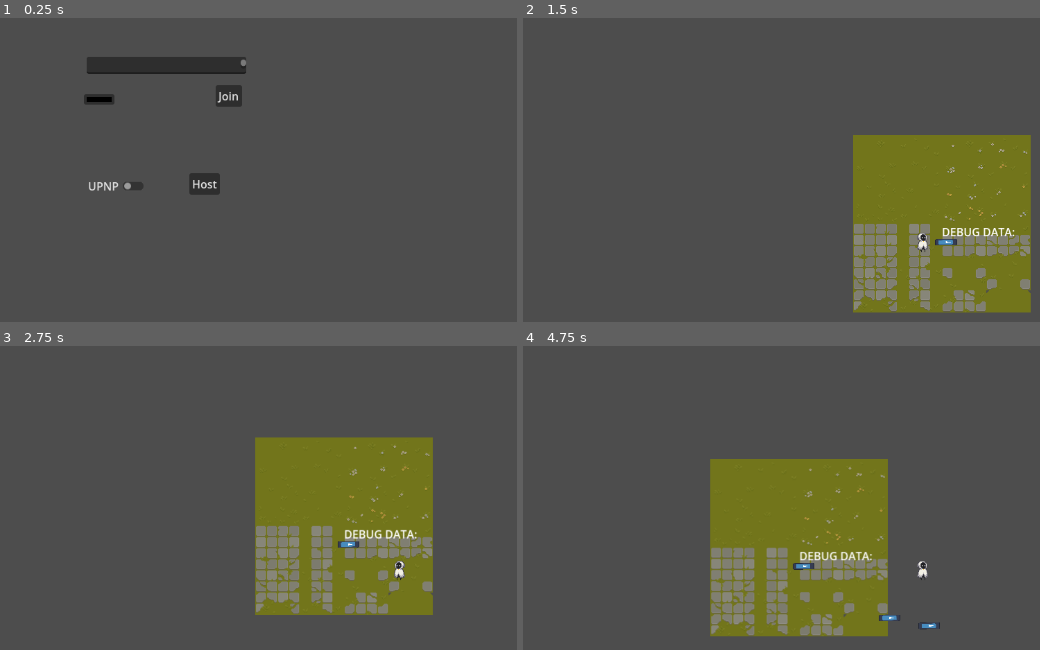
Above: before the commit, frames 1-4 (two rows, left to right).
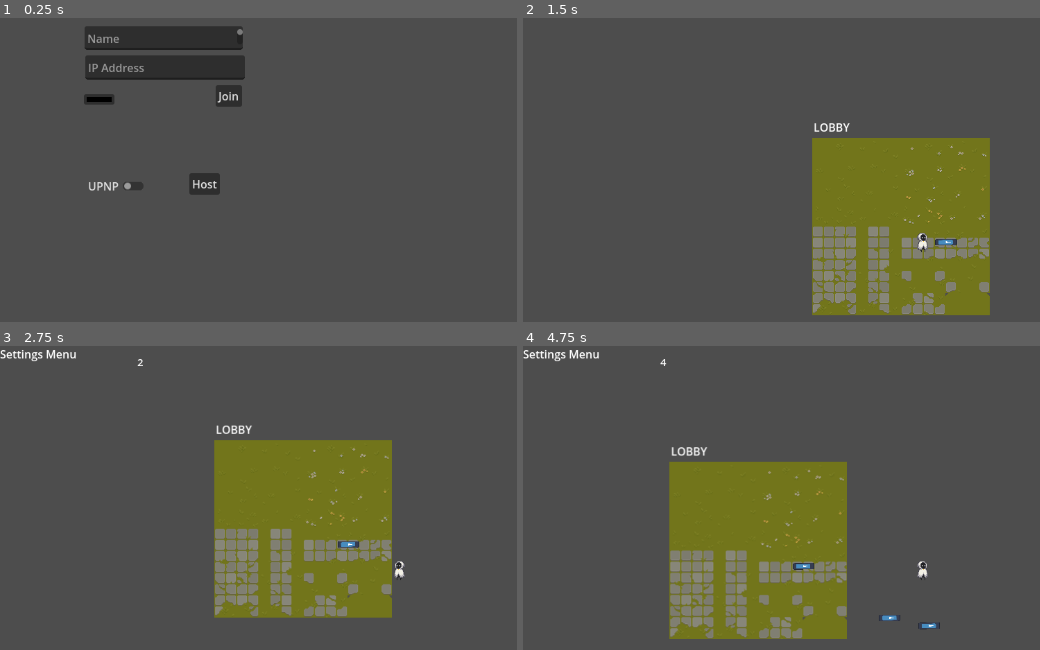
Above: after the commit, the same moments.

Repository: jonandrewdavis/glimpse
Game: Godot game, scene res://Main.tscn
The game is run twice, just before and just after one commit, with the same random seed, the same clock (stepped at 60 frames per second) and the same inputs. The engine's default icon, where the game draws it, is replaced by a stand-in: a white triangle on a blue panel in a dark square.
Inputs (mouse positions are in pixels of both pictures, inside the frame that each line leads up to):
- Up to frame 1 (0.25 s): no input
- Up to frame 2 (1.5 s): click "Host" at 0.5 s; tap Enter at 1.25 s; move the mouse to (outside the picture) at 1.27 s; hold Right (ui_right) from 1.28 s (still down); tap F (f) at 1.35 s
- Up to frame 3 (2.75 s): tap Z (z) at 1.55, 2.1 s; move the mouse to (237, 592) at 2.02 s; release Right (ui_right) at 2.03 s; hold Down (ui_down) from 2.03 s (still down); tap Tab (tab, bound only after the commit) at 2.3 s
- Up to frame 4 (4.75 s): move the mouse to (1003, 470) at 2.77 s; release Down (ui_down) at 2.78 s; hold Right (ui_right) 2.78-3.53 s; tap Tab (tab, bound only after the commit) at 2.85, 4.55 s; tap F (f) at 3.05, 3.6 s; move the mouse to (outside the picture) at 3.52 s; hold Up (ui_up) 3.53-4.28 s; tap Z (z) at 3.8, 4.35 s; move the mouse to (outside the picture) at 4.27 s; hold Left (ui_left) from 4.28 s (still down)

The runs differ from the first frame. In frame 1, 3.1% of the frame differs, in the area x 16-48%, y 2-21%; in frame 2, 14%; in frame 3, 14%, in the area x 0-84%, y 1-90%; in frame 4, 14%.

Commit message:
refactor logic to delete extra world.gd script, move to main

Diff:
--- a/Levels/Lobby.tscn
+++ b/Levels/Lobby.tscn
@@ -1,3 +1,17 @@
-[gd_scene format=3 uid="uid://2werrxb7feou"]
+[gd_scene load_steps=2 format=3 uid="uid://2werrxb7feou"]
+
+[ext_resource type="Texture2D" uid="uid://e6c1l3vqjryy" path="res://Assets/TX Tileset Grass.png" id="1_0sr6y"]
 
 [node name="Lobby" type="Node2D"]
+
+[node name="Sprite2D" type="Sprite2D" parent="."]
+position = Vector2(4, -7)
+texture = ExtResource("1_0sr6y")
+
+[node name="Label" type="Label" parent="."]
+offset_left = -122.0
+offset_top = -162.0
+offset_right = 3.0
+offset_bottom = -139.0
+text = "LOBBY
+"
--- a/Levels/World.gd
+++ /dev/null
@@ -1,39 +0,0 @@
-extends Node2D
-class_name World
-
-# "glimpse" is an attempt to create a re-usable multiplayer template for Godot 4.2
-# The following things should work:
-# - Hosting, with player character and is_server, UPNP optional
-# - Joining
-# - Clients recieve updates on other joiners
-# - Clients can produce a projectile
-# - Scoreboard updates on "kill"
-
-func _ready():
-	# Welcome players
-	# Server code that runs, because the host is already here:
-	if multiplayer.is_server():
-		multiplayer.peer_connected.connect(add_player_in_server)
-		multiplayer.peer_disconnected.connect(delete_player_in_server)
-
-		for id in multiplayer.get_peers():
-			add_player_in_server(id)
-
-		if not OS.has_feature('dedicated_server'):
-			add_player_in_server(1)
-
-func add_player_in_server(id: int):
-	var character_scene = preload("res://Player/Player.tscn")
-	var character =  character_scene.instantiate()
-	character.name = str(id)
-	add_child(character, true)
-
-func delete_player_in_server(id):
-	var to_delete = get_node(str(id))
-	if to_delete.has_group('players'):
-		get_node(str(id)).queue_free()
-
-func _exit_tree():
-	if multiplayer.is_server():
-		multiplayer.peer_connected.disconnect(add_player_in_server)
-		multiplayer.peer_disconnected.disconnect(add_player_in_server)
--- a/Levels/World.tscn
+++ /dev/null
@@ -1,18 +0,0 @@
-[gd_scene load_steps=3 format=3 uid="uid://dtcdpdnfionxv"]
-
-[ext_resource type="Script" path="res://Levels/World.gd" id="1_wirw6"]
-[ext_resource type="Texture2D" uid="uid://e6c1l3vqjryy" path="res://Assets/TX Tileset Grass.png" id="2_04n1d"]
-
-[node name="World" type="Node2D"]
-script = ExtResource("1_wirw6")
-
-[node name="Sprite2D" type="Sprite2D" parent="."]
-texture = ExtResource("2_04n1d")
-
-[node name="PlayerSpawner" type="MultiplayerSpawner" parent="."]
-_spawnable_scenes = PackedStringArray("res://Player/Player.tscn")
-spawn_path = NodePath("..")
-
-[node name="ObjectSpawner" type="MultiplayerSpawner" parent="."]
-_spawnable_scenes = PackedStringArray("res://Projectiles/Fireball.tscn")
-spawn_path = NodePath("..")
--- a/Main.tscn
+++ b/Main.tscn
@@ -4,20 +4,30 @@
 
 [node name="Main" type="Node"]
 
-[node name="Level" type="Node2D" parent="."]
+[node name="World" type="Node2D" parent="."]
 
-[node name="MultiplayerSpawner" type="MultiplayerSpawner" parent="."]
-_spawnable_scenes = PackedStringArray("res://Levels/World.tscn")
-spawn_path = NodePath("../Level")
+[node name="LevelSpawner" type="MultiplayerSpawner" parent="."]
+_spawnable_scenes = PackedStringArray("res://Levels/Lobby.tscn")
+spawn_path = NodePath("../World")
 
-[node name="MainMenu" type="Control" parent="."]
+[node name="PlayerSpawner" type="MultiplayerSpawner" parent="."]
+_spawnable_scenes = PackedStringArray("res://Player/Player.tscn")
+spawn_path = NodePath("../World")
+
+[node name="EntitySpawner" type="MultiplayerSpawner" parent="."]
+_spawnable_scenes = PackedStringArray("res://Projectiles/Fireball.tscn")
+spawn_path = NodePath("../World")
+
+[node name="CanvasLayer" type="CanvasLayer" parent="."]
+
+[node name="MainMenu" type="Control" parent="CanvasLayer"]
 layout_mode = 3
 anchors_preset = 0
 offset_right = 441.0
 offset_bottom = 280.0
 script = ExtResource("1_quv7y")
 
-[node name="Host" type="Button" parent="MainMenu"]
+[node name="Host" type="Button" parent="CanvasLayer/MainMenu"]
 layout_mode = 0
 offset_left = 273.0
 offset_top = 224.0
@@ -25,7 +35,7 @@
 offset_bottom = 255.0
 text = "Host"
 
-[node name="Join" type="Button" parent="MainMenu"]
+[node name="Join" type="Button" parent="CanvasLayer/MainMenu"]
 layout_mode = 0
 offset_left = 311.0
 offset_top = 97.0
@@ -33,7 +43,7 @@
 offset_bottom = 128.0
 text = "Join"
 
-[node name="CheckButton" type="CheckButton" parent="MainMenu"]
+[node name="UPNP" type="CheckButton" parent="CanvasLayer/MainMenu"]
 layout_mode = 0
 offset_left = 121.0
 offset_top = 227.0
@@ -41,19 +51,36 @@
 offset_bottom = 258.0
 text = "UPNP"
 
-[node name="Nickname" type="TextEdit" parent="MainMenu"]
+[node name="Nickname" type="TextEdit" parent="CanvasLayer/MainMenu"]
 layout_mode = 0
-offset_left = 125.0
-offset_top = 56.0
-offset_right = 355.0
-offset_bottom = 81.0
+offset_left = 122.0
+offset_top = 12.0
+offset_right = 350.0
+offset_bottom = 46.0
+placeholder_text = "Name"
 
-[node name="ColorPickerButton" type="ColorPickerButton" parent="MainMenu"]
+[node name="IP" type="TextEdit" parent="CanvasLayer/MainMenu"]
+layout_mode = 0
+offset_left = 123.0
+offset_top = 54.0
+offset_right = 353.0
+offset_bottom = 89.0
+placeholder_text = "IP Address"
+
+[node name="ColorPickerButton" type="ColorPickerButton" parent="CanvasLayer/MainMenu"]
 layout_mode = 0
 offset_left = 121.0
 offset_top = 110.0
 offset_right = 165.0
 offset_bottom = 125.0
 
-[connection signal="pressed" from="MainMenu/Host" to="MainMenu" method="_on_host_pressed"]
-[connection signal="pressed" from="MainMenu/Join" to="MainMenu" method="_on_join_pressed"]
+[node name="Error" type="Label" parent="CanvasLayer/MainMenu"]
+visible = false
+layout_mode = 0
+offset_right = 40.0
+offset_bottom = 23.0
+text = "Error: Couldn't connect to the multiplayer server."
+
+[connection signal="pressed" from="CanvasLayer/MainMenu/Host" to="CanvasLayer/MainMenu" method="_on_host_pressed"]
+[connection signal="pressed" from="CanvasLayer/MainMenu/Join" to="CanvasLayer/MainMenu" method="_on_join_pressed"]
+[connection signal="toggled" from="CanvasLayer/MainMenu/UPNP" to="CanvasLayer/MainMenu" method="_on_upnp_toggled"]
--- a/MainMenu.gd
+++ b/MainMenu.gd
@@ -1,48 +1,141 @@
 extends Control
 
 const PORT = 8888
+var upnp_on = false
+var quick_quit_enabled = true
+
+@onready var world_ref = get_node('/root/Main/World')
 
 func _ready():
+	prepare_server_or_client()
+	multiplayer.connection_failed.connect(_on_connected_fail)
 	pass
+
+func _unhandled_input(_event):
+	if (Input.is_action_just_pressed("esc")
+	and OS.is_debug_build() == true
+	and quick_quit_enabled == true):
+		get_tree().quit()
+
+func prepare_server_or_client():
+	var args = OS.get_cmdline_user_args()
+	for arg in args:
+		var key_value = arg.rsplit("=")
+		match key_value[0]:
+			"server":
+				print('DEBUG: SERVER STARTING `-- server` found')
+				Store.is_headless_mode = true
+				await get_tree().create_timer(1).timeout
+				_on_host_pressed()
+	# If there are no CMD line args, we are a client.
+	if args.size() == 0:
+		# OPTIONAL: Create a text file with this name, it won't be added to git.
+		# When you export, the server IP will be pre-filled for clients.
+		$IP.text = read_secret_ip("res://DEDICATED_SERVER_SECRET.txt")
 
 func _on_host_pressed():
 	var peer = ENetMultiplayerPeer.new()
 	peer.create_server(PORT)
 	multiplayer.allow_object_decoding  = true
 	multiplayer.multiplayer_peer = peer
+	if upnp_on == true:
+		upnp_setup()
+	start_game()
+
+func _on_join_pressed():
+	var ip = $IP.text
+	var peer = ENetMultiplayerPeer.new()
+	var peer_client_status = peer.create_client(ip, PORT)
+	if peer_client_status == OK:
+		multiplayer.allow_object_decoding  = true
+		multiplayer.multiplayer_peer = peer
+		start_game()
+	else:
+		_on_connected_fail()
+
+# This is a just in case.
+func _on_connected_fail():
+	multiplayer.multiplayer_peer = null
+	$Error.show()
+	show()
+
+func start_game():
+	# If we're a client, we just hide and send our join info.
+	hide()
 	Store.client_join_info = {
 		"nickname": $Nickname.text,
 		"color": $ColorPickerButton.color,
-		"ip": 'N/A',
-		"network_id": multiplayer.get_unique_id(),
-	}
-	start_game()
-
-func _on_join_pressed():
-	var ip = ''
-	var peer = ENetMultiplayerPeer.new()
-	peer.create_client(ip, PORT)
-	multiplayer.allow_object_decoding  = true
-	multiplayer.multiplayer_peer = peer
-	Store.client_join_info = {
-		"nickname": $Nickname.text,
-		"color": $ColorPickerButton.color,
-		"ip": 'N/A',
 		"id": multiplayer.get_unique_id(),
 	}
-	start_game()
 
-func start_game():
-	# If we're a client, we just hide. But, if we're a server, we load everything.
-	hide()
-	# TODO: await, and if we're disconnected, show a couldn't connect, and error.
 	if multiplayer.is_server():
-		change_level.call_deferred(load("res://Levels/World.tscn"))
+		change_level.call_deferred(load("res://Levels/Lobby.tscn"))
 
 func change_level(scene: PackedScene):
-	var level = get_parent().get_node("Level")
-	for c in level.get_children():
-		level.remove_child(c)
+	for c in world_ref.get_children():
+		world_ref.remove_child(c)
 		c.queue_free()
 
-	level.add_child(scene.instantiate())
+	# Add the chosen level to the world
+	world_ref.add_child(scene.instantiate())
+	# Add the players to the world
+	prepare_server_world()
+
+func _on_upnp_toggled(toggled_on):
+	upnp_on = toggled_on
+
+func upnp_setup():
+	var upnp = UPNP.new()
+
+	var discover_result = upnp.discover()
+	assert(discover_result == UPNP.UPNP_RESULT_SUCCESS, \
+		"UPNP Discover Failed! Error %s" % discover_result)
+
+	assert(upnp.get_gateway() and upnp.get_gateway().is_valid_gateway(), \
+		"UPNP Invalid Gateway!")
+
+	var map_result = upnp.add_port_mapping(PORT)
+	assert(map_result == UPNP.UPNP_RESULT_SUCCESS, \
+		"UPNP Port Mapping Failed! Error %s" % map_result)
+
+	print("Success! Join Address: %s" % upnp.query_external_address())
+
+func read_secret_ip(path):
+	var file = FileAccess.open(path, FileAccess.READ)
+	if file != null:
+		var content = file.get_as_text()
+		return content
+	else:
+		return ''
+
+# TODO: These functions are named
+func prepare_server_world():
+	# Welcome players
+	# Only the server listens for events of peers connecting or disconnecting:
+	if multiplayer.is_server():
+		multiplayer.peer_connected.connect(add_player_in_server)
+		multiplayer.peer_disconnected.connect(delete_player_in_server)
+
+		for id in multiplayer.get_peers():
+			add_player_in_server(id)
+
+		if Store.is_headless_mode == false:
+			add_player_in_server(1)
+
+# TODO: should be add_player in "world"? instead?
+func add_player_in_server(id: int):
+	var character_scene = preload("res://Player/Player.tscn")
+	var character =  character_scene.instantiate()
+	character.name = str(id)
+	world_ref.add_child(character, true)
+
+func delete_player_in_server(id: int):
+	var string_id = str(id)
+	if world_ref.get_node(string_id).is_in_group('players'):
+		world_ref.get_node(string_id).queue_free()
+		Store.set_state.rpc('client_leave', id)
+
+func _exit_tree():
+	if multiplayer.is_server():
+		multiplayer.peer_connected.disconnect(add_player_in_server)
+		multiplayer.peer_disconnected.disconnect(delete_player_in_server)
--- a/Player/Player.gd
+++ b/Player/Player.gd
@@ -36,15 +36,19 @@
 	if not is_multiplayer_authority():
 		return
 
-	var newCamera = Camera2D.new()
-	newCamera.ignore_rotation = true
-	newCamera.limit_smoothed = true
-	add_child(newCamera)
-
+	ready_player_only_nodes()
 	var rng = RandomNumberGenerator.new()
 	var rndX = int(rng.randi_range(int(PLAYER_START.x) - 50, int(PLAYER_START.x) + 50))
 	var rndY = int(rng.randi_range(int(PLAYER_START.y) - 50, int(PLAYER_START.y) + 50))
 	position = Vector2(rndX, rndY)
+
+func ready_player_only_nodes():
+	var newUI = load("res://UI/UI.tscn").instantiate()
+	var newCamera = Camera2D.new()
+	newCamera.ignore_rotation = true
+	newCamera.limit_smoothed = true
+	add_child(newUI)
+	add_child(newCamera)
 
 
 func _process(_delta):
@@ -54,7 +58,6 @@
 		$Sample.flip_h = false
 	elif mouse_direction.x < 0 and not $Sample.flip_h:
 		$Sample.flip_h = true
-
 
 func _physics_process(delta):
 	if mov_direction != Vector2.ZERO:
@@ -71,7 +74,6 @@
 	mov_direction = mov_direction.normalized()
 
 	if Input.is_action_just_released("f"):
-		print(Store.store.score)
 		create_object.rpc()
 
 	if Input.is_action_just_released("z"):
@@ -84,7 +86,6 @@
 		var fire = load("res://Projectiles/Fireball.tscn")
 		var fun = fire.instantiate()
 		fun.position = global_position
-		print('Create in:', get_multiplayer_authority())
 		get_parent().add_child(fun, true)
 
 # if is_on_wall() and FSM.current_state.name != 'PlayerMove':
--- a/Player/Player.tscn
+++ b/Player/Player.tscn
@@ -1,8 +1,7 @@
-[gd_scene load_steps=6 format=3 uid="uid://b8ayks814m6tp"]
+[gd_scene load_steps=5 format=3 uid="uid://b8ayks814m6tp"]
 
 [ext_resource type="Script" path="res://Player/Player.gd" id="1_7eh7o"]
 [ext_resource type="Texture2D" uid="uid://bfvj6d5wyv6jf" path="res://Assets/ghostco.png" id="2_8vw4a"]
-[ext_resource type="PackedScene" uid="uid://b8njiqmewnmd7" path="res://UI/UI.tscn" id="3_bfci4"]
 
 [sub_resource type="SceneReplicationConfig" id="SceneReplicationConfig_4bbbp"]
 properties/0/path = NodePath(".:position")
@@ -25,5 +24,3 @@
 texture = ExtResource("2_8vw4a")
 region_enabled = true
 region_rect = Rect2(7, 4, 16, 28)
-
-[node name="UIRoot" parent="." instance=ExtResource("3_bfci4")]
--- a/Store/Store.gd
+++ b/Store/Store.gd
@@ -1,20 +1,24 @@
 extends Node
+
+# NOTE: IMPORTANT!!!
+# Whenever you have an issue with network calls not passing in parameters,
+# CHECK that you are using the .rpc() function to call it. Otherwise, it'll call
+# locally and that is the the source of 99% of bugs with this file. AD, 6/12/2023
 
 # e is event / emit, whatever. just short.
 signal e
 signal scored
 
-# NOTE: Whenever you have an issue with network calls not passing in parameters,
-# CHECK that you are using the .rpc() function to call it. Otherwise, it'll call
-# locally and that is the the source of 99% of bugs with this file. AD, 6/12/2023
-
+# TODO: Enum of reducer actions like `client_join` and `client_leave`, or ... keys
 enum VALUES {
 	PLAYERS,
 	WEAPONS
 }
 
+var is_headless_mode = false
 var client_join_info = {}
 
+# NOTE: players[id] accesses  is an int
 var store = {
 	"players" : {},
 	"score": 0
@@ -27,16 +31,19 @@
 func on_player_join(_id):
 	set_state.rpc('client_join', client_join_info)
 
-@rpc("any_peer", "reliable")
+@rpc("any_peer", "call_local", "reliable")
 func set_state(key, value):
 	if multiplayer.is_server():
 		if key == 'client_join':
+
 			store.players[value.id] = value
+		if key == 'client_leave':
+			store.players.erase(value)
 		else:
 			store[key] = value
 		set_store.rpc(store)
 
-@rpc("authority", "reliable")
+@rpc("authority", "call_local", "reliable")
 func set_store(_store):
 	store = _store
 	e.emit()
--- a/UI/UI.gd
+++ b/UI/UI.gd
@@ -6,12 +6,17 @@
 @export var score = 0
 @export var peer_list = []
 
+@onready var menu_ref = $CanvasLayer/SettingsMenu
+@onready var players_label = $CanvasLayer/SettingsMenu/Players
+@onready var score_label = $CanvasLayer/SettingsMenu/Label
+
 func _ready():
+	menu_ref.hide()
 	Store.e.connect(refresh)
 	pass
 
 func refresh():
-	$Control/Label.text = str(Store.store.score)
+	score_label.text = str(Store.store.score)
 	var completePlayers = ""
 	for id in Store.store.players:
 		var single = ""
@@ -19,6 +24,10 @@
 			single += str(Store.store.players[id][k]) + ', '
 
 		completePlayers += 'player: ' + single + '\n '
+	players_label.text = completePlayers
+	pass
 
-	$Control/Players.text = completePlayers
-	pass
+# TODO: this should be a player action?
+func _unhandled_input(_event):
+	if Input.is_action_just_pressed("esc") or Input.is_action_just_pressed("tab"):
+		menu_ref.visible = !menu_ref.visible
--- a/UI/UI.tscn
+++ b/UI/UI.tscn
@@ -5,30 +5,31 @@
 [node name="UIRoot" type="Node"]
 script = ExtResource("1_eg6yc")
 
-[node name="Control" type="Control" parent="."]
+[node name="CanvasLayer" type="CanvasLayer" parent="."]
+
+[node name="SettingsMenu" type="Control" parent="CanvasLayer"]
 layout_mode = 3
 anchors_preset = 0
 offset_right = 40.0
 offset_bottom = 40.0
 
-[node name="Top" type="Label" parent="Control"]
+[node name="Top" type="Label" parent="CanvasLayer/SettingsMenu"]
 layout_mode = 0
 offset_right = 106.0
 offset_bottom = 23.0
-text = "DEBUG DATA:
-"
+text = "Settings Menu"
 
-[node name="Players" type="Label" parent="Control"]
+[node name="Players" type="Label" parent="CanvasLayer/SettingsMenu"]
 layout_mode = 0
 offset_left = 20.0
-offset_top = 109.0
-offset_right = 60.0
-offset_bottom = 132.0
+offset_top = 50.0
+offset_right = 148.0
+offset_bottom = 129.0
 
-[node name="Label" type="Label" parent="Control"]
+[node name="Label" type="Label" parent="CanvasLayer/SettingsMenu"]
 layout_mode = 0
-offset_left = 50.0
-offset_top = 162.0
-offset_right = 90.0
-offset_bottom = 184.0
+offset_left = 198.0
+offset_top = 12.0
+offset_right = 252.0
+offset_bottom = 42.0
 theme_override_font_sizes/font_size = 15
--- a/project.godot
+++ b/project.godot
@@ -63,3 +63,13 @@
 "events": [Object(InputEventKey,"resource_local_to_scene":false,"resource_name":"","device":-1,"window_id":0,"alt_pressed":false,"shift_pressed":false,"ctrl_pressed":false,"meta_pressed":false,"pressed":false,"keycode":0,"physical_keycode":90,"key_label":0,"unicode":122,"echo":false,"script":null)
 ]
 }
+esc={
+"deadzone": 0.5,
+"events": [Object(InputEventKey,"resource_local_to_scene":false,"resource_name":"","device":-1,"window_id":0,"alt_pressed":false,"shift_pressed":false,"ctrl_pressed":false,"meta_pressed":false,"pressed":false,"keycode":0,"physical_keycode":4194305,"key_label":0,"unicode":0,"echo":false,"script":null)
+]
+}
+tab={
+"deadzone": 0.5,
+"events": [Object(InputEventKey,"resource_local_to_scene":false,"resource_name":"","device":-1,"window_id":0,"alt_pressed":false,"shift_pressed":false,"ctrl_pressed":false,"meta_pressed":false,"pressed":false,"keycode":0,"physical_keycode":4194306,"key_label":0,"unicode":0,"echo":false,"script":null)
+]
+}
Not shown, added: export_presets.cfg
Not shown, changed: .gitignore
Not shown, added: README.md
Not shown, removed: UI/UI.2CB6.tmp
Not shown, removed: UI/UI.2CF5.tmp
Not shown, added: glimpse.exe
